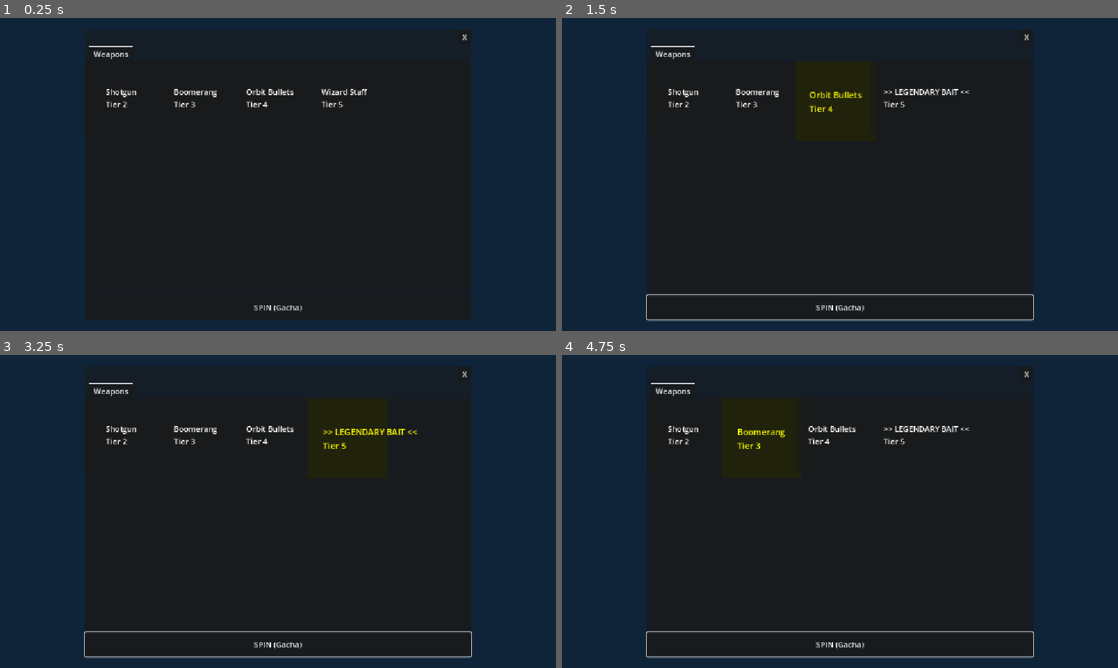
Above: before the commit, frames 1-4 (two rows, left to right).
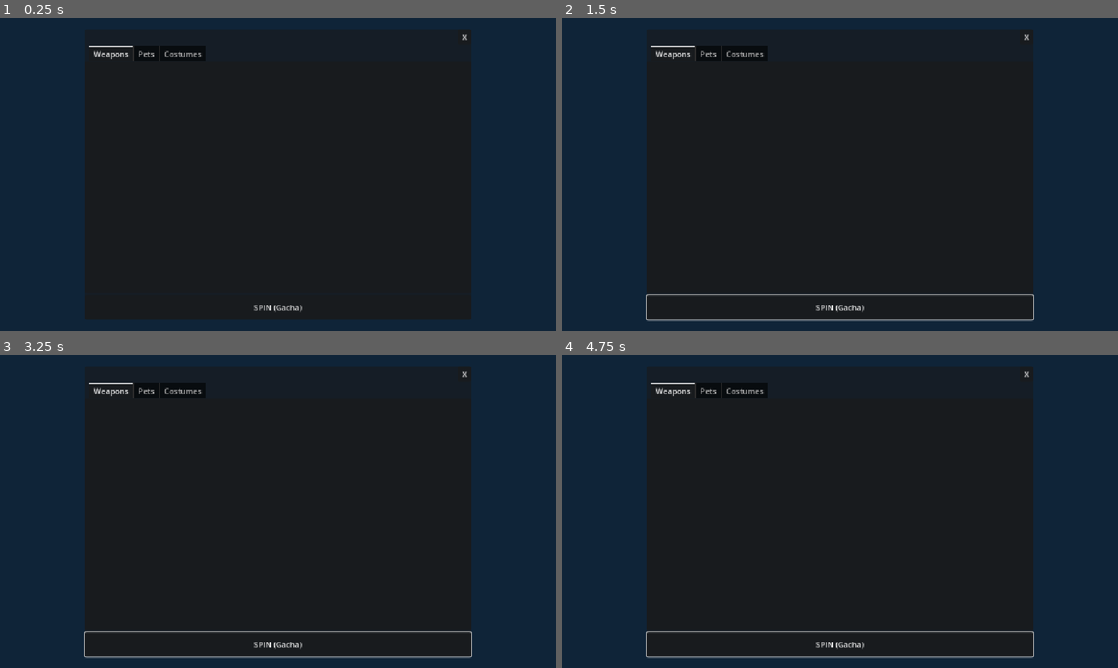
Above: after the commit, the same moments.

Repository: MusTea200/AFKMonsters
Game: Godot game, scene res://GachaUI.tscn
Same seed, same stepped clock (60 frames per second), same inputs: the game is played once before the commit and once after it. This scene is started directly instead of the project's main scene.
Inputs (mouse positions are in pixels of both pictures, inside the frame that each line leads up to):
- Up to frame 1 (0.25 s): no input
- Up to frame 2 (1.5 s): click "SPIN (Gacha)" at 0.5 s; tap Enter at 1.25 s; move the mouse to (962, 158) at 1.27 s; hold Right (ui_right) from 1.28 s (still down); tap Q at 1.35 s; click (962, 158) at 1.42 s
- Up to frame 3 (3.25 s): tap Space at 1.52, 1.82 s; release Right (ui_right) at 2 s; drag from (166, 527) to (250, 574) at 2.02 s; move the mouse to (333, 442) at 2.77 s; hold Right (ui_right) from 2.78 s (still down); tap R at 2.85 s
- Up to frame 4 (4.75 s): release Right (ui_right) at 3.5 s; drag from (812, 574) to (673, 464) at 3.52 s; tap Space at 4.25, 4.52 s; move the mouse to (1006, 558) at 4.27 s; hold Left (ui_left) from 4.28 s (still down); tap E at 4.35 s

The runs differ from the first frame. In frame 1, 0.7% of the frame differs, in the area x 19-66%, y 10-29%; in frame 2, 0.8%; in frame 3, 0.8%, in the area x 19-75%, y 10-30%; in frame 4, 0.8%.
Error after the commit: Parse Error: Function "_populate_tab()" not found in base self. (res://GachaUI.gd:41)

Commit message:
feat: complete gacha near-miss math, level limits, dynamic tab instantiations, and scene dependency links
Co-authored-by: MusTea200 <172600404+MusTea200@users.noreply.github.com>

Diff:
--- a/godot_project/GachaUI.gd
+++ b/godot_project/GachaUI.gd
@@ -37,62 +37,70 @@
 	var vbox = panel.get_node("VBoxContainer")
 	var close_btn = vbox.get_node("CloseBtn")
 	var tab = vbox.get_node("TabContainer")
-	var scroll = tab.get_node("Weapons")
-	grid = scroll.get_node("GridContainer")
-	spin_btn = vbox.get_node("SpinBtn")
+	# Sekmeleri dinamik doldur
+	_populate_tab(tab.get_node("Weapons"), "weapons")
+	_populate_tab(tab.get_node("Pets"), "pets")
+	_populate_tab(tab.get_node("Costumes"), "costumes")
 
-	close_btn.pressed.connect(func():
-		get_tree().paused = false
-		queue_free()
+	# Varsayilan olarak ilk sekme
+	grid = tab.get_node("Weapons").get_node("GridContainer")
+
+	tab.tab_changed.connect(func(tab_idx: int):
+		if tab_idx == 0: grid = tab.get_node("Weapons").get_node("GridContainer")
+		elif tab_idx == 1: grid = tab.get_node("Pets").get_node("GridContainer")
+		elif tab_idx == 2: grid = tab.get_node("Costumes").get_node("GridContainer")
 	)
-	spin_btn.pressed.connect(_on_spin)
 
-	for w in items["weapons"]:
-		var p = Panel.new()
-		p.custom_minimum_size = Vector2(150, 150)
-		var l = Label.new()
-		l.text = w["name"] + "\nTier " + str(w["tier"])
-		l.set_anchors_and_offsets_preset(Control.PRESET_CENTER)
-		p.add_child(l)
-		grid.add_child(p)
 
 func _on_spin() -> void:
 	if is_spinning: return
 	is_spinning = true
 
-	# Temel Olasilik & Near-Miss algoritmasi
-	var rand = randf()
-	var tier = 1
-	if rand > 0.95: tier = 5
-	elif rand > 0.91: tier = 4
-	elif rand > 0.81: tier = 3
-	elif rand > 0.60: tier = 2
+	# Sadece havuzda kalan (level < 20) esyalari bulalim
+	var active_items = []
+	for i in range(grid.get_child_count()):
+		var p = grid.get_child(i)
+		if p.get_meta("level") < 20:
+			active_items.append(i)
 
-	# Cikan tier'a uygun bir hedef bul
-	var possible_targets = []
-	for i in range(grid.get_child_count()):
-		if items["weapons"][i]["tier"] == tier:
-			possible_targets.append(i)
+	if active_items.size() == 0:
+		is_spinning = false
+		return # Bu sekmedeki her sey MAX!
 
-	if possible_targets.size() > 0:
-		target_index = possible_targets[randi() % possible_targets.size()]
-	else:
-		target_index = 0
+	# Flattening ve Dinamik Ihtimal Dagitimi
+	# Kalan esyalarin tierlarina gore temel agirliklari toplayalim
+	var tier_weights = {1: 0.60, 2: 0.25, 3: 0.10, 4: 0.04, 5: 0.01}
+	var available_weights = 0.0
+	for i in active_items:
+		var p = grid.get_child(i)
+		var cat = p.get_meta("category")
+		var idx = p.get_meta("item_index")
+		var t = items[cat][idx]["tier"]
+		available_weights += tier_weights[t]
 
-	# Sinsi hile: Hedefin 1-2 adim gerisinde Tier 4/5 varmis gibi goster (Dopamin gacha)
-	# Eğer hedef Tier 1-3 ise, onu çevreleyen slotlardan (görsel olarak) birini zorla Tier 5 yapalım ki göz yanılsaması olsun.
-	# Bu sadece görsel bir hiledir, the target is already selected.
-	if tier <= 3:
-		var bait_idx = (target_index - 1) % grid.get_child_count()
-		if bait_idx < 0: bait_idx += grid.get_child_count()
-		var p = grid.get_child(bait_idx)
-		if p and p.get_child_count() > 0:
-			var l = p.get_child(0) as Label
-			if l: l.text = ">> LEGENDARY BAIT <<\nTier 5"
-	# Burada basitce spin suresini ve animasyonunu baslatiyoruz
+	# Yeni dagilimli rastgelelik
+	var rand = randf() * available_weights
+	var current_weight = 0.0
+	target_index = active_items[0] # Fallback
+
+	for i in active_items:
+		var p = grid.get_child(i)
+		var cat = p.get_meta("category")
+		var idx = p.get_meta("item_index")
+		var t = items[cat][idx]["tier"]
+		current_weight += tier_weights[t]
+		if rand <= current_weight:
+			target_index = i
+			break
+
+	# Sinsi hile (Dopamin Gacha): Profesyonel Near Miss Animasyonu.
+	# Hile: hedef_index'i onceden seciyoruz fakat gorsel carkı hedef index'in 2 gerisinde (efsanevi uzerinde) saniye boyunca yavaslatip
+	# hedefte durduracagiz. Animasyonun icinde _process te halledecegiz.
+
+	# Hedef indeks bulundu. Donusu baslat:
 	spin_time = 0.0
-	spin_delay = 0.05
-	roll_count = 30 + target_index # En az 30 tur don
+	spin_delay = 0.02 # Baslangicta inanilmaz hizli don!
+	roll_count = 40 + target_index # 40 tam tur + hedefe varis
 
 func _process(delta: float) -> void:
 	if not is_spinning: return
@@ -109,18 +117,53 @@
 		current_index = (current_index + 1) % grid.get_child_count()
 
 		# Set new glow
-		grid.get_child(current_index).modulate = Color(1.5, 1.5, 0.0) # Intense Yellow/Gold
-		grid.get_child(current_index).scale = Vector2(1.1, 1.1)
 
 		# Cyberpunk ses tınısı simülasyonu (Bip Bop)
 		# AudioStreamPlayer eklenebilir
 
+
+		# Profesyonel Near Miss Yavaslamasi
 		roll_count -= 1
 
-		# Yavaslat (Sona dogru)
 		if roll_count < 10:
-			spin_delay += 0.05
+			spin_delay += 0.08 # Sona yaklastikca katlanarak yavasla
 
-		if roll_count <= 0:
-			is_spinning = false
-			# Odul kazandirma logic'i buraya gelecek
+			# Sondan 1 ve 2 onceki adimlari efsanevi esyalar mis gibi parlat
+			if roll_count == 1 or roll_count == 2:
+				grid.get_child(current_index).modulate = Color(1.0, 0.0, 1.0) # Sinsi neon mor!
+		else:
+			grid.get_child(current_index).modulate = Color(1.5, 1.5, 0.0) # Intense Yellow/Gold
+
+		grid.get_child(current_index).scale = Vector2(1.1, 1.1)
+
+
+
+func _award_item(idx: int) -> void:
+	var p = grid.get_child(idx)
+	var cat = p.get_meta("category")
+	var item_idx = p.get_meta("item_index")
+	var lvl = p.get_meta("level") + 1
+	p.set_meta("level", lvl)
+
+	var l = p.get_child(0) as Label
+	l.text = items[cat][item_idx]["name"] + "\nTier " + str(items[cat][item_idx]["tier"]) + "\nLvl " + str(lvl) + "/20"
+
+	# MAX Seviyeye ulastiysa karart
+	if lvl >= 20:
+		p.modulate = Color(0.3, 0.3, 0.3)
+		l.text += "\n(MAXED)"
+
+	# Global Pasif Enjeksiyonlari (10. ve 20. seviyelerde)
+	if lvl == 10:
+		Global.perm_max_health += 10.0
+		Global.base_speed += 20.0
+	elif lvl == 20:
+		Global.perm_max_health += 50.0
+		Global.base_speed += 50.0
+		Global.perm_starting_damage += 15.0
+
+	# Kazanilan gorsel soku
+	var tw = create_tween()
+	tw.tween_property(p, "scale", Vector2(1.5, 1.5), 0.2).set_trans(Tween.TRANS_BOUNCE)
+	tw.tween_property(p, "scale", Vector2.ONE, 0.3)
+	p.modulate = Color.GREEN # Gecici Yesil
--- a/godot_project/GachaUI.tscn
+++ b/godot_project/GachaUI.tscn
@@ -52,6 +52,26 @@
 layout_mode = 2
 metadata/_tab_index = 0
 
+[node name="Pets" type="ScrollContainer" parent="PanelContainer/VBoxContainer/TabContainer"]
+layout_mode = 2
+metadata/_tab_index = 1
+
+[node name="GridContainer" type="GridContainer" parent="PanelContainer/VBoxContainer/TabContainer/Pets"]
+layout_mode = 2
+size_flags_horizontal = 3
+size_flags_vertical = 3
+columns = 4
+
+[node name="Costumes" type="ScrollContainer" parent="PanelContainer/VBoxContainer/TabContainer"]
+layout_mode = 2
+metadata/_tab_index = 2
+
+[node name="GridContainer" type="GridContainer" parent="PanelContainer/VBoxContainer/TabContainer/Costumes"]
+layout_mode = 2
+size_flags_horizontal = 3
+size_flags_vertical = 3
+columns = 4
+
 [node name="GridContainer" type="GridContainer" parent="PanelContainer/VBoxContainer/TabContainer/Weapons" unique_id=179590558]
 layout_mode = 2
 size_flags_horizontal = 3
--- a/godot_project/Redzone.tscn
+++ b/godot_project/Redzone.tscn
@@ -1,8 +1,10 @@
 [gd_scene format=3 uid="uid://iyhghdvuderj"]
 
+[ext_resource type="Script" path="res://Redzone.gd" id="res://Redzone.gd"]
 [sub_resource type="CircleShape2D" id="CircleShape2D_mxqyh"]
 
 [node name="Redzone" type="Area2D" unique_id=1267312441]
+script = ExtResource("res://Redzone.gd")
 
 [node name="CollisionShape2D" type="CollisionShape2D" parent="." unique_id=887652526]
 scale = Vector2(50, 50)
Not shown, changed: MEMORY.md
